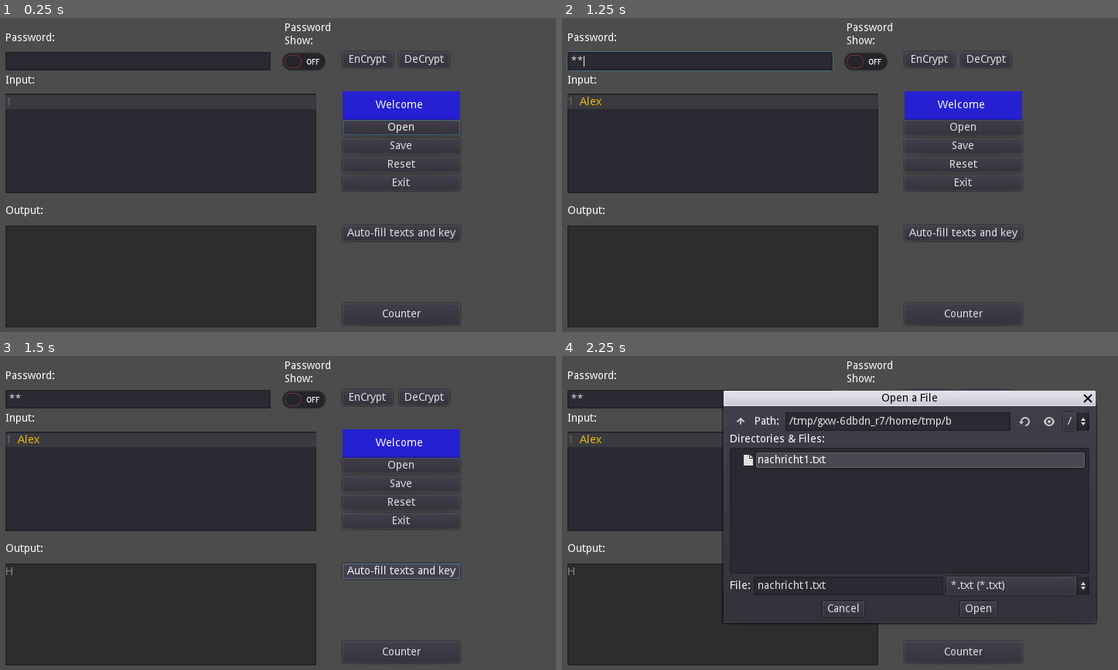
Above: before the commit, frames 1-4 (two rows, left to right).
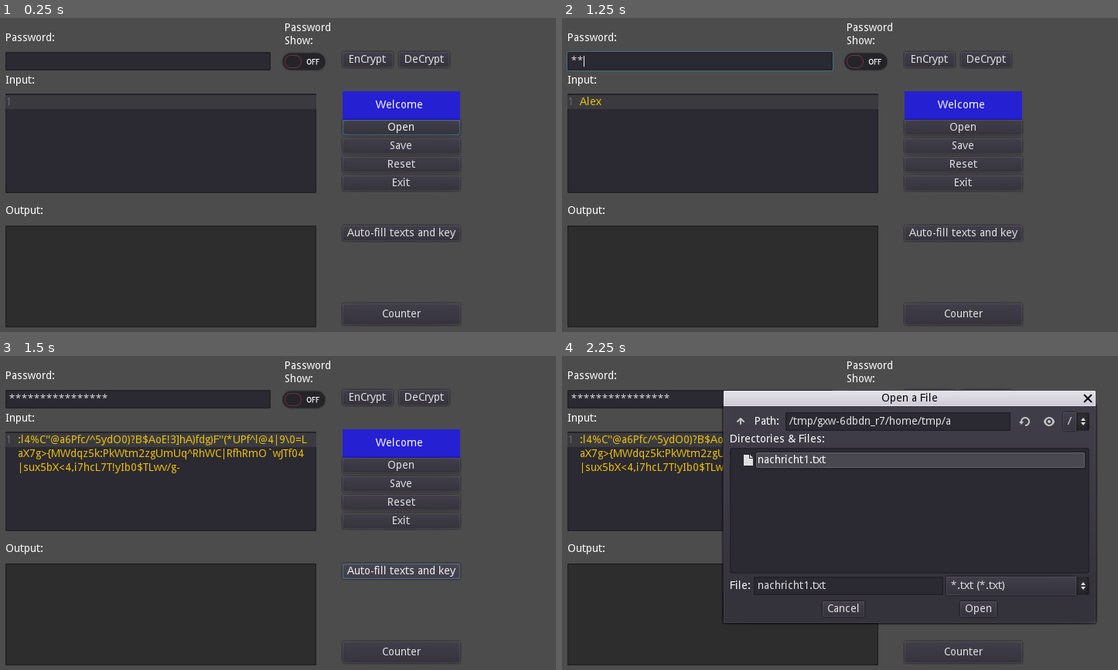
Above: after the commit, the same moments.

Repository: GizehFire/SimLuth
Game: Godot game, scene res://myDialoge.tscn
Two runs of this game, one before a commit and one after it. Both use one fixed random seed, a clock stepped at 60 frames per second and the inputs below.
Inputs (mouse positions are in pixels of both pictures, inside the frame that each line leads up to):
- Up to frame 1 (0.25 s): no input
- Up to frame 2 (1.25 s): click (723, 143) at 0.52 s; type "Alex" at 0.6 s; click (701, 61) at 0.75 s; type "12" at 0.83 s
- Up to frame 3 (1.5 s): click "Auto-fill texts and key" at 1.25 s
- Up to frame 4 (2.25 s): click "Open" at 2 s

Frames 1-2 are identical in both runs. In frame 3, 1.6% of the frame differs, in the area x 1-56%, y 12-70%; in frame 4, 1.0%.

Commit message:
Version 5

Diff:
--- a/myDialoge.gd
+++ b/myDialoge.gd
@@ -66,7 +66,6 @@
 
 	pass # Replace with function body.
 
-
 func _on_SaveButton_pressed():
 
 	MSG_Text.text = "Pressed 'Save'"
@@ -93,7 +92,6 @@
 
 	pass # Replace with function body.
 
-
 func _on_ExitButton_pressed():
 
 	MSG_Text.text = "Pressed 'Exit'"
@@ -115,7 +113,6 @@
 	f.store_string($InputText.text)
 	f.close()
 
-
 func _on_EnCryptButton_pressed():
 
 	if $InputText.text == "" and $KeyFieldLine.text == "":
@@ -165,7 +162,6 @@
 		return
 
 	pass # Replace with function body.
-
 
 func _on_CounterButton_pressed():
 
@@ -191,20 +187,28 @@
 
 	pass # Replace with function body.
 
-
-func _on_AutoFillButton_pressed():
+func fuellung(var counter_char:int):
 
 	# von "!" bis "~"
 	# 21h (33d) - 7Eh (126d) Ascii - Code (UTF8)
 
+	var input_text:String
 	var myChar:int = 33
-
 	var random = RandomNumberGenerator.new()
 
-	random.randomize()
-
-	myChar = myChar + random.randi() % 93
-
-	$Output.text = $Output.text + char(myChar)
-
-	pass # Replace with function body.
+	for myCounter in range(counter_char):
+
+		random.randomize()
+		myChar = myChar + random.randi() % 93
+
+		input_text = input_text + char(myChar)
+		myChar = 33
+
+	return input_text
+
+func _on_AutoFillButton_pressed():
+
+	$KeyFieldLine.text = fuellung(16)
+	$InputText.text = fuellung(128)
+
+	pass # Replace with function body.
